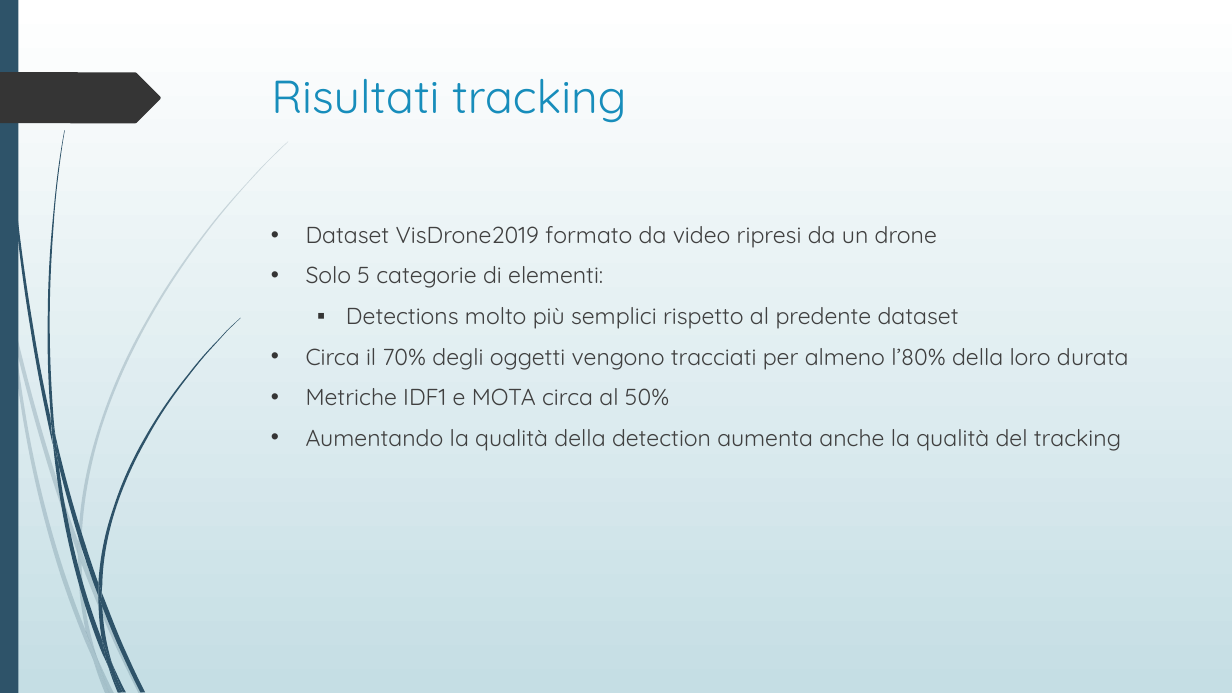
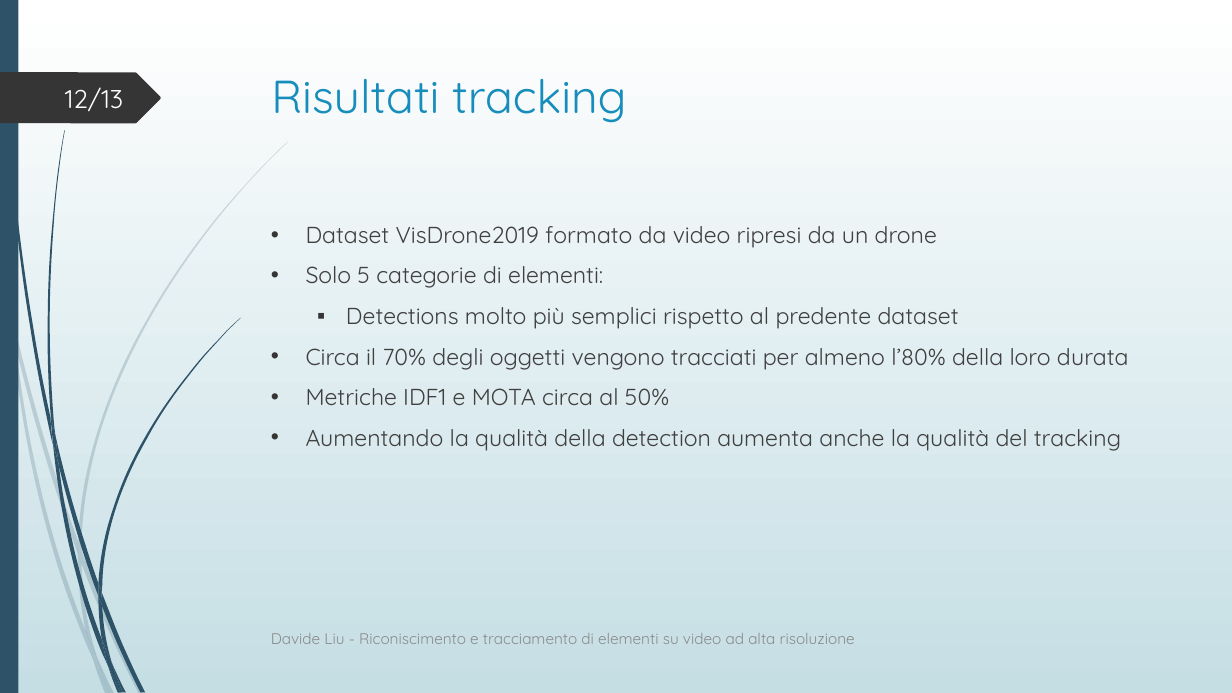
Before and after one commit to davide97l/Tesi-Laurea-Triennale, a slide deck: slide 12 of presentazione_tesi.pptx. Drawn at 1232x693 pixels with LibreOffice and Linux fonts; fonts in the diff are those of the drawing. Boxes give left, top, right and bottom in pixels: in the first picture for what was removed or moved away, otherwise in the second. Text is boxed around its words. In the diff, an @@ line names an element or a change of style, - is before the commit and + after.

```diff
--- a/presentazione_tesi.pptx
+++ b/presentazione_tesi.pptx
@@ page number added at box(65, 87, 123, 112), 20 pt, text #FEFFFF @@
+12/13
@@ text added at box(271, 633, 855, 644), 12 pt, text #8C8C8C @@
+Davide Liu - Riconiscimento e tracciamento di elementi su video ad alta risoluzione
```
Also in this commit, not shown: 12 other slides changed, 6 other files.
